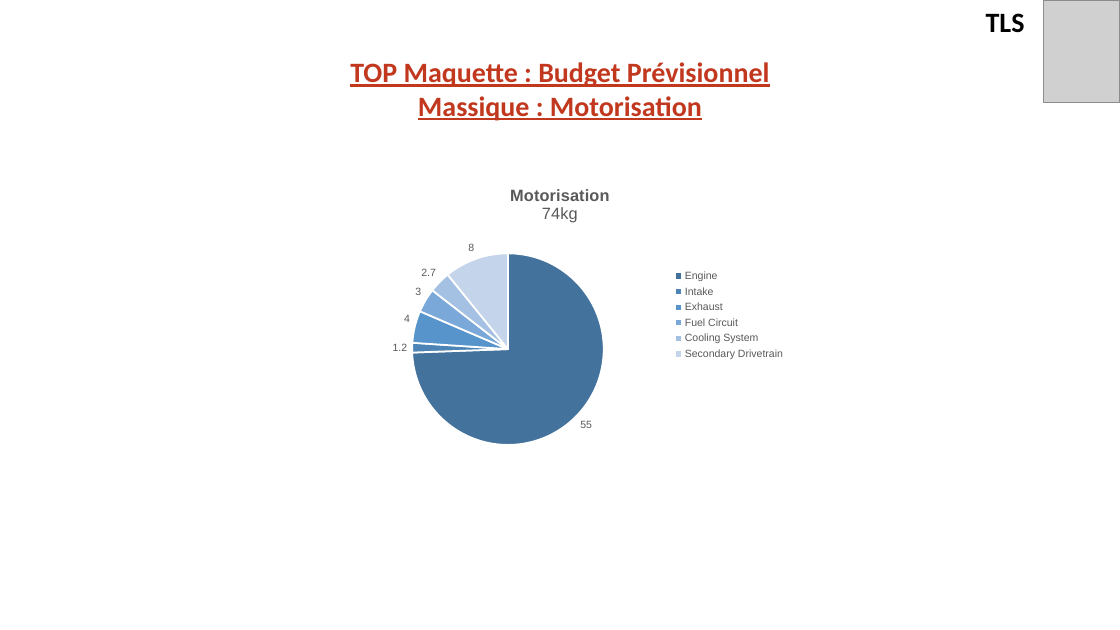
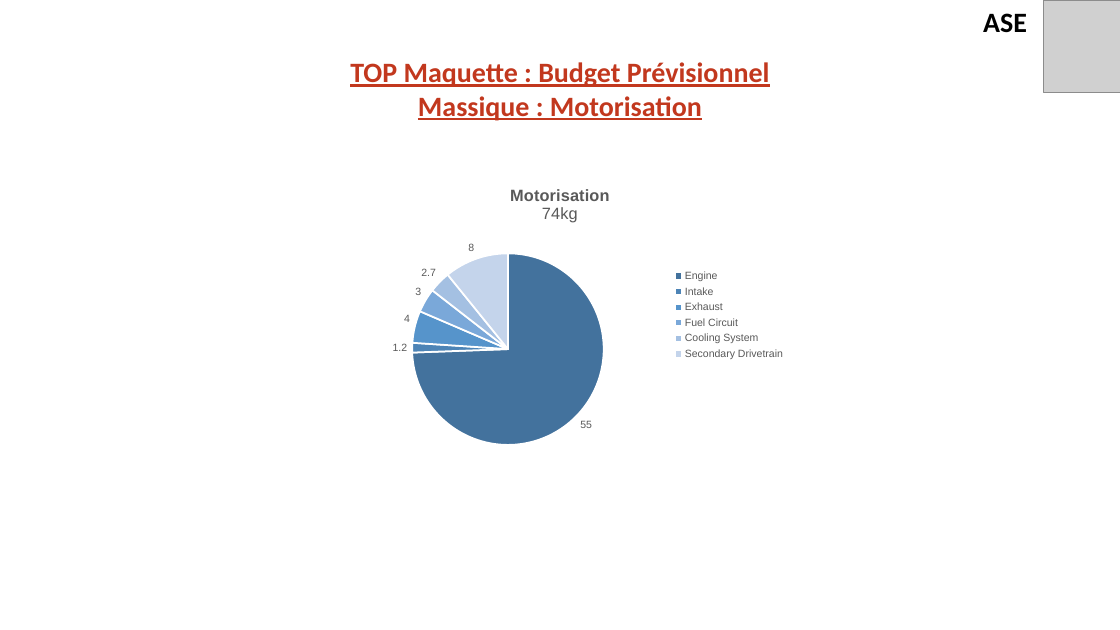
Before and after one commit to EOSCogniton/STUF-2020, a slide deck: slide 12 of AB_TOPs/02_Top_Maquette/Top_Maquette_V2.0.pptx. Drawn at 1120x630 pixels with LibreOffice and Linux fonts; fonts in the diff are those of the drawing; grey boxes stand for pictures; background and template pictures are left out. Boxes give left, top, right and bottom in pixels: in the first picture for what was removed or moved away, otherwise in the second. Text is boxed around its words. In the diff, an @@ line names an element or a change of style, - is before the commit and + after.

```diff
--- a/AB_TOPs/02_Top_Maquette/Top_Maquette_V2.0.pptx
+++ b/AB_TOPs/02_Top_Maquette/Top_Maquette_V2.0.pptx
@@ text at box(983, 13, 1027, 33): text changed @@
-TLS
+ASE
@@ picture: place and size @@
-picture at box(1044, 0, 1120, 103)
+picture at box(1044, 0, 1120, 92)
```
Also in this commit, not shown: 4 other slides changed.
